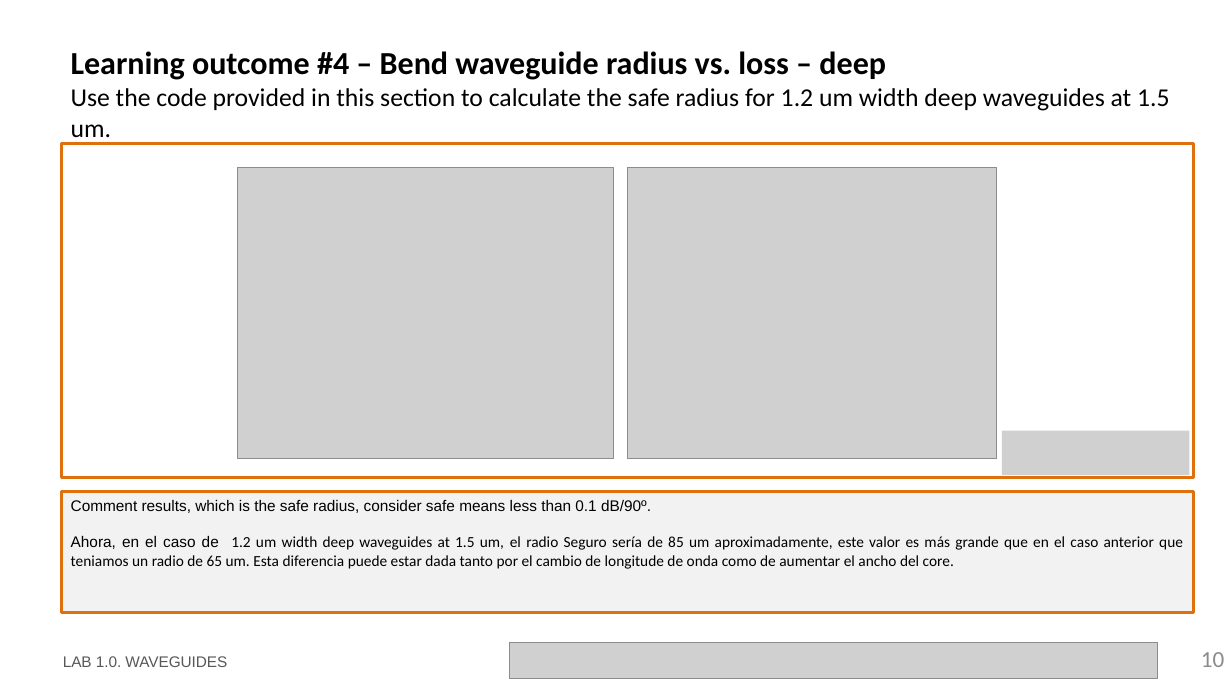
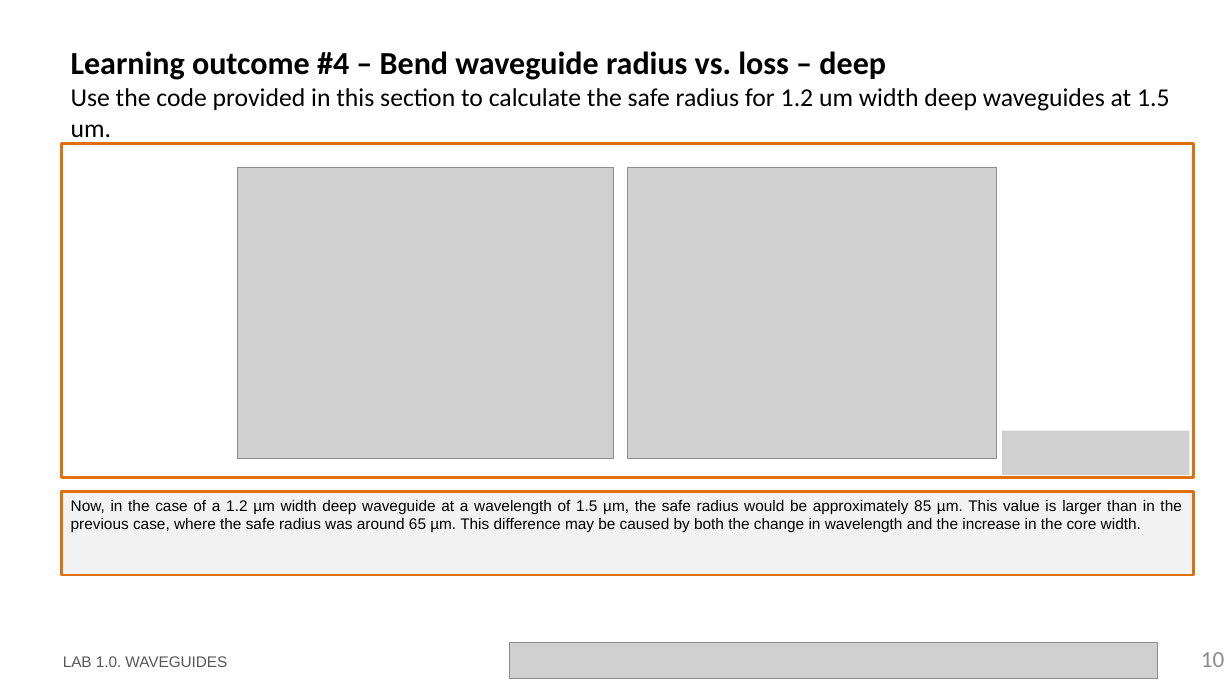
Before and after one commit to PauDaniOrtiz/pic-upv-lab1-Copy1, a slide deck: slide 10 of LabBook_10.pptx. Drawn at 1232x693 pixels with LibreOffice and Linux fonts; fonts in the diff are those of the drawing; grey boxes stand for pictures; background and template pictures are left out. Boxes give left, top, right and bottom in pixels: in the first picture for what was removed or moved away, otherwise in the second. Text is boxed around its words. In the diff, an @@ line names an element or a change of style, - is before the commit and + after.

```diff
--- a/LabBook_10.pptx
+++ b/LabBook_10.pptx
@@ rectangle "Now, in the case of ...": place and size @@
-rectangle "Now, in the case of ..." at <box>62,492,1194,613</box>
+rectangle "Now, in the case of ..." at <box>62,492,1194,576</box>
@@ text in rectangle at <box>71,500,1181,532</box>: text changed; font Calibri to Arial @@
-Comment results, which is the safe radius, consider safe means less than 0.1 dB/90º.
-Ahora, en el caso de 1.2 um width deep waveguides at 1.5 um, el radio Seguro sería de 85 um aproximadamente, este valor es más grande que en el caso anterior que teniamos un radio de 65 um. Esta diferencia puede estar dada tanto por el cambio de longitude de onda como de aumentar el ancho del core.
+Now, in the case of a 1.2 µm width deep waveguide at a wavelength of 1.5 µm, the safe radius would be approximately 85 µm. This value is larger than in the previous case, where the safe radius was around 65 µm. This difference may be caused by both the change in wavelength and the increase in the core width.
```
Also in this commit, not shown: 8 other slides changed.
